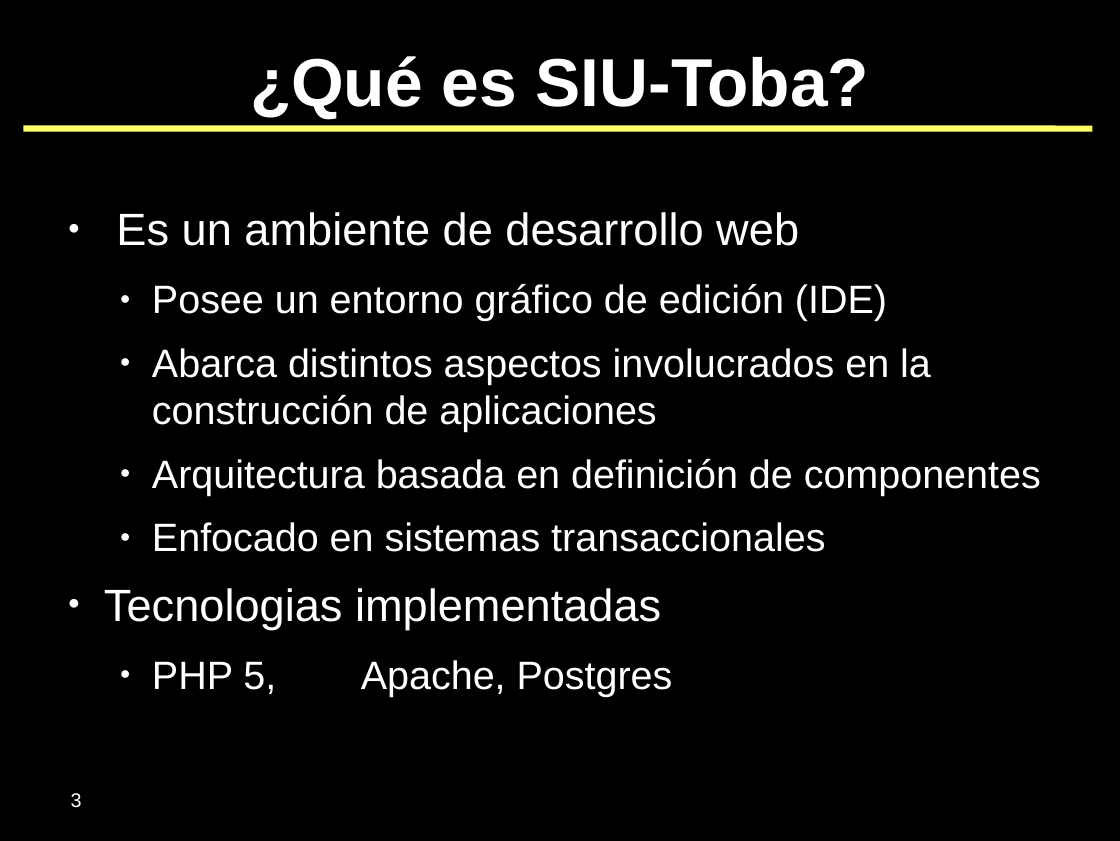
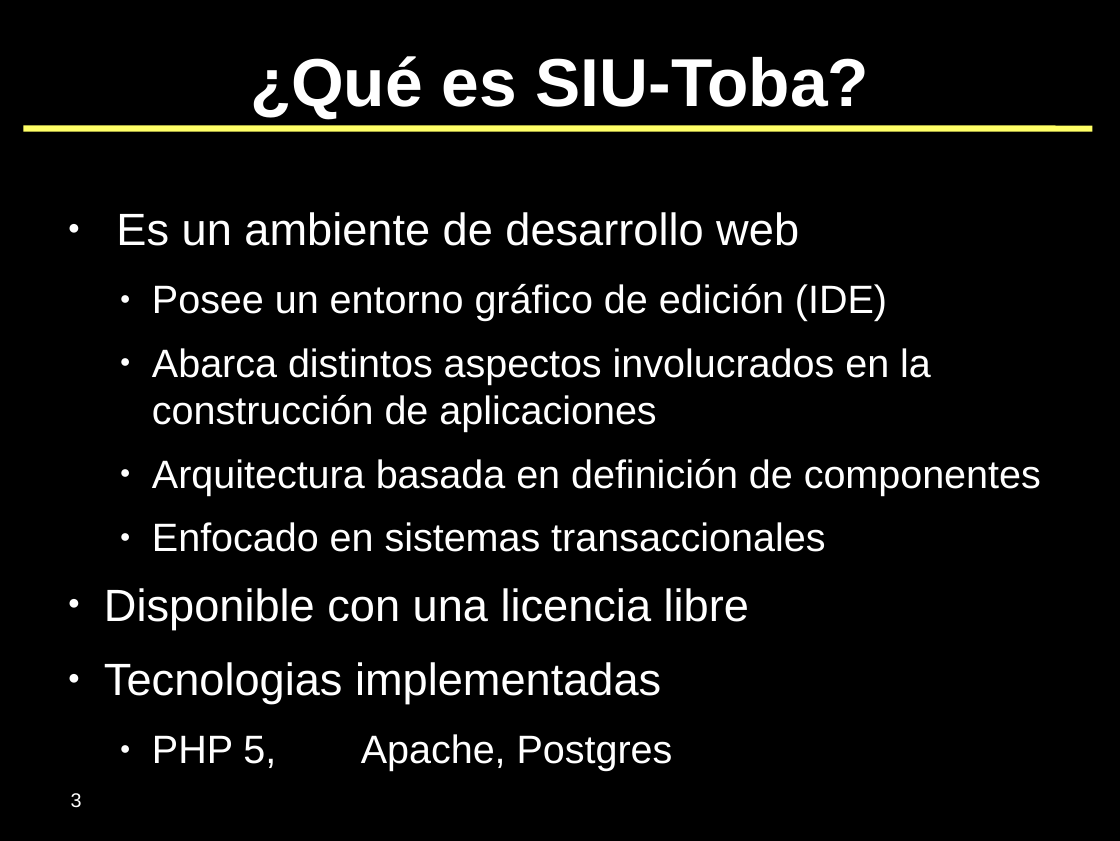
Before and after one commit to SIU-Toba/framework, a slide deck: slide 3 of doc/presentaciones/2007 - JAIIO - SIE.odp. Drawn at 1120x841 pixels with LibreOffice and Linux fonts; fonts in the diff are those of the drawing; background and template pictures are left out. Boxes give left, top, right and bottom in pixels: in the first picture for what was removed or moved away, otherwise in the second. Text is boxed around its words. In the diff, an @@ line names an element or a change of style, - is before the commit and + after.

```diff
--- a/doc/presentaciones/2007 - JAIIO - SIE.odp
+++ b/doc/presentaciones/2007 - JAIIO - SIE.odp
@@ text at (x1=104, y1=588, x2=749, y2=629): paragraph added @@
+● Disponible con una licencia libre
```
Also in this commit, not shown: 1 other slide changed, 5 slides added, 3 slides removed.
